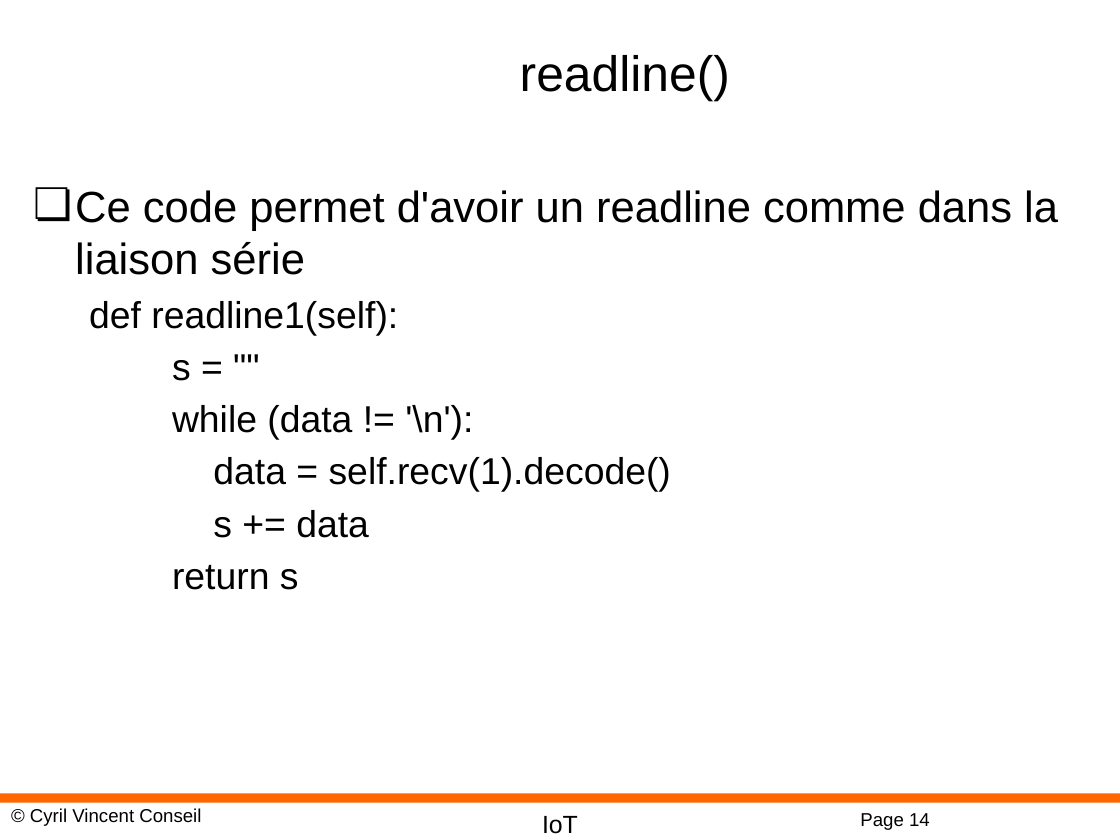
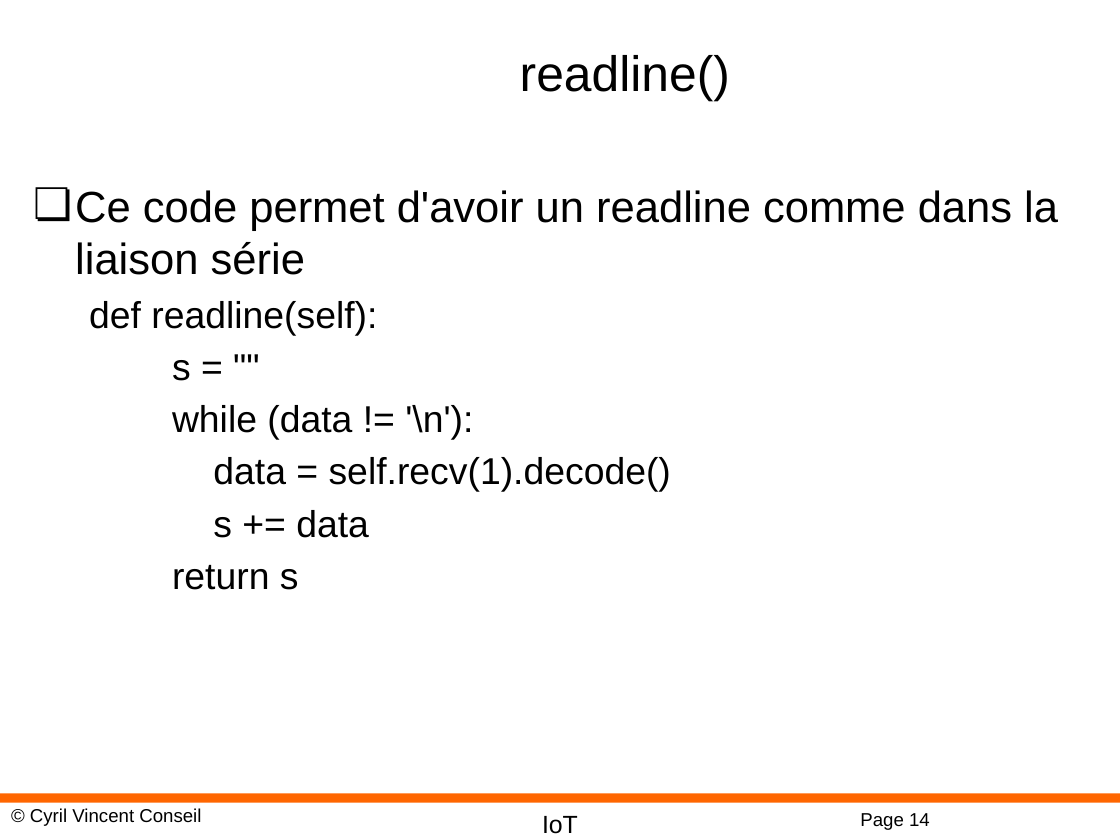
Before and after one commit to cyrilvincent/IoT, a slide deck: slide 14 of ppt/IoT09-Wireless.pptx. Drawn at 1120x840 pixels with LibreOffice and Linux fonts; fonts in the diff are those of the drawing; background and template pictures are left out. Boxes give left, top, right and bottom in pixels: in the first picture for what was removed or moved away, otherwise in the second. Text is boxed around its words. In the diff, an @@ line names an element or a change of style, - is before the commit and + after.

```diff
--- a/ppt/IoT09-Wireless.pptx
+++ b/ppt/IoT09-Wireless.pptx
@@ text at (89,301,377,335): text changed @@
-  def readline1(self):
+  def readline(self):
```
Also in this commit, not shown: 1 other slide changed, 2 other files.
